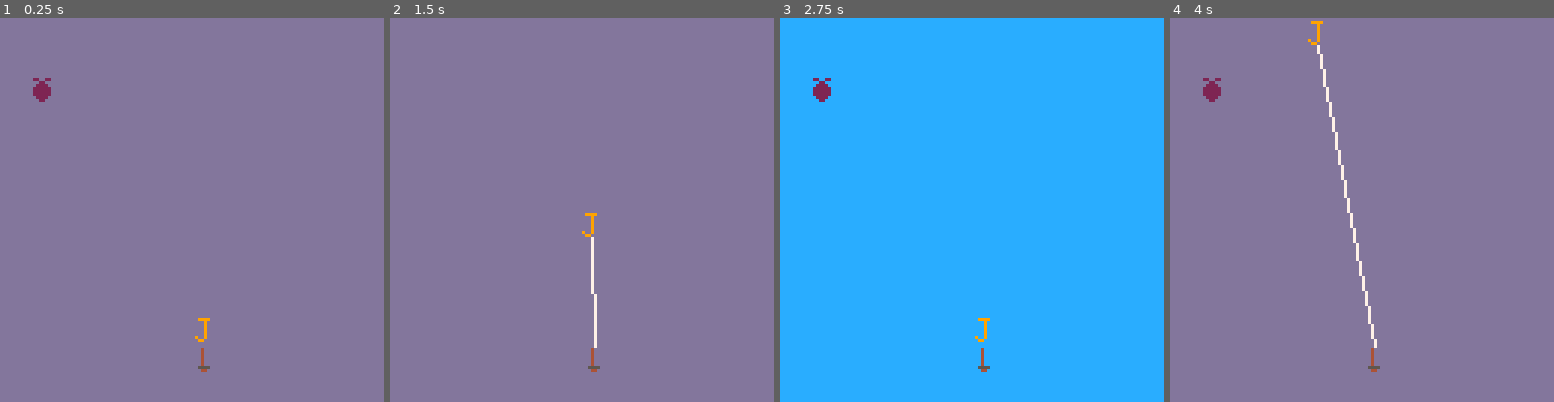
Above: before the commit, frames 1-4 (left to right).
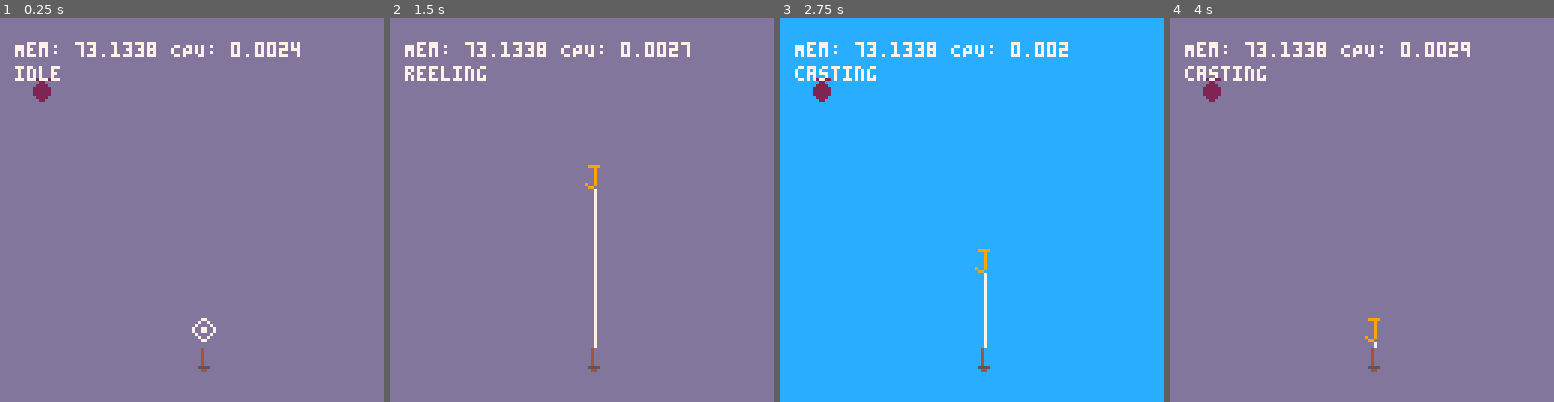
Above: after the commit, the same moments.

Repository: millwardesque/picofish
Game: PICO-8 cartridge fish.p8
The game is run twice, just before and just after one commit, with the same random seed, the same clock (stepped at 60 frames per second) and the same inputs.
Inputs:
- Up to frame 1 (0.25 s): no input
- Up to frame 2 (1.5 s): tap O (Z key) at 0.33, 0.7, 1.43 s; tap X (X key) at 1.07 s
- Up to frame 3 (2.75 s): hold Left 1.97-2.37 s; tap X (X key) at 2.07, 2.4, 2.73 s; tap O (Z key) at 2.22 s; hold Down from 2.42 s (still down)
- Up to frame 4 (4 s): release Down at 2.82 s; hold Right 2.87-3.53 s; tap X (X key) at 3.07, 3.4, 3.73 s; tap O (Z key) at 3.1, 3.98 s; hold Up from 3.58 s (still down)

The runs differ from the first frame. In frame 1, 1.5% of the frame differs, in the area x 3-79%, y 6-85%; in frame 2, 1.9%; in frame 3, 1.7%; in frame 4, 2.2%, in the area x 3-79%, y 0-85%.

Commit message:
Added cast, reel, and UI cursor.

Diff:
--- a/fish.p8
+++ b/fish.p8
@@ -312,53 +312,128 @@
 return fish
 end
 package._c["rod"]=function()
+cursor = require('cursor')
 game_obj = require('game_obj')
 log = require('log')
 lure = require('lure')
 renderer = require('renderer')
+v2 = require('v2')
+
+function calculate_cast_dir(angle)
+    return v2.mk(cos(angle), sin(angle))
+end
 
 local rod = {
     mk = function(name, x, y)
         local r = game_obj.mk(name, 'rod', x, y)
         r.lure = lure.mk('lure', x, y - 10)
-        r.state = 'idle'
+        r.cursor = cursor.mk('cursor', x, y - 10)
+
+        r.state = nil
+        r.vel = v2.mk(0, 0)
+        r.cast_speed = 1.5
+        r.cast_distance = 0
+        r.cast_angle = 0.75
 
         renderer.attach(r, 3)
 
         r.renderable.render = function(self, x, y)
-            r.renderable.default_render(self, x, y)
-
-            if self.game_obj.state == 'cast' then
+            self.default_render(self, x, y)
+
+            if self.game_obj.state == 'casting' or self.game_obj.state == 'reeling' then
                 line(x + 4, y - 1, self.game_obj.lure.x + 4, self.game_obj.lure.y + 8, 7)
             end
         end
 
+        r.cast = function(self, distance)
+            if self.state == 'idle' then
+                self.cast_distance = distance
+                self.set_state(self, 'casting')
+            end
+        end
+
+        r.reel = function(self, distance)
+            if self.state == 'reeling' then
+                self.vel = distance * calculate_cast_dir(self.cast_angle)
+            end
+        end
+
+        r.update = function(self)
+            if self.state == 'idle' then
+                local pos = calculate_cast_dir(self.cast_angle) * 10
+                self.cursor.x = self.x - pos.x
+                self.cursor.y = self.y - pos.y
+            elseif self.state == 'casting' then
+                self.lure.x += self.vel.x
+                self.lure.y += self.vel.y
+
+                if self.lure.y <= self.y - 10 - self.cast_distance then
+                    self.set_state(self, 'reeling')
+                end
+            elseif self.state == 'reeling' then
+                self.lure.x += self.vel.x
+                self.lure.y += self.vel.y
+
+                if self.lure.y >= self.y - 10 then
+                    self.set_state(self, 'idle')
+                end
+            end
+        end
+
+        r.is_in_water = function(self)
+            return self.state == 'reeling'
+        end
+
         r.set_state = function(self, state)
-            -- @TODO Casting
             -- @TODO Reeling
 
             if state == 'idle' and self.state ~= state then
                 self.lure.x = self.x
                 self.lure.y = self.y - 10
-            elseif state == 'cast' and self.state ~= state then
-                x_range = 56
-                x_offset = flr(rnd(x_range * 2)) - x_range
-
-                y_range = 100
-                y_offset = flr(rnd(y_range))
-
-                self.lure.x = self.x + x_offset
-                self.lure.y = self.y - 10 - y_offset
-            end
-
-            self.state = state
-        end
-
+                self.lure.renderable.enabled = false
+                self.cursor.renderable.enabled = true
+                self.vel = v2.zero()
+                self.cast_distance = 0
+                self.cast_angle = 0.75
+                self.state = state
+            elseif state == 'casting' and self.state == 'idle' then
+                local dir = -self.cast_speed * calculate_cast_dir(self.cast_angle)
+                self.vel = dir
+                self.lure.renderable.enabled = true
+                self.cursor.renderable.enabled = false
+                self.state = state
+            elseif state == 'reeling' and self.state == 'casting' then
+                self.vel = v2.zero()
+                self.cast_distance = 0
+                self.state = state
+            else
+                return false
+            end
+
+            return true
+        end
+
+        r.set_state(r, 'idle')
         return r
     end,
 }
 
 return rod
+end
+package._c["cursor"]=function()
+game_obj = require('game_obj')
+renderer = require('renderer')
+
+local cursor = {
+    mk = function(name, x, y)
+        local c = game_obj.mk(name, 'cursor', x, y)
+        renderer.attach(c, 4)
+
+        return c
+    end,
+}
+
+return cursor
 end
 package._c["lure"]=function()
 game_obj = require('game_obj')
@@ -416,6 +491,7 @@
     p1_rod = rod.mk('rod', 64, 110)
     add(scene, p1_rod)
     add(scene, p1_rod.lure)
+    add(scene, p1_rod.cursor)
 end
 
 function _update()
@@ -426,14 +502,35 @@
             end
         end
 
-        if btnp(4) then
-            p1_rod.set_state(p1_rod, 'cast')
-        end
-        if btnp(5) then
-            p1_rod.set_state(p1_rod, 'idle')
-        end
-
-        -- Map toggle
+        -- @TODO Show cast direction cursor
+        -- @TODO Don't cast if we just got out of reeling state and user hasn't let go of button
+        if p1_rod.state == 'idle' then
+            if btnp(0) then
+                p1_rod.cast_angle += 0.05
+            end
+            if btnp(1) then
+                p1_rod.cast_angle -= 0.05
+            end
+
+            -- @TODO Control cast distance
+            -- @TODO Show cast distance meter
+            if btnp(4) then
+                p1_rod.cast(p1_rod, 50)
+            end
+        elseif p1_rod.state == 'reeling' then
+            if btn(4) then
+                p1_rod.reel(p1_rod, 1)
+            else
+                p1_rod.reel(p1_rod, 0)
+            end
+
+            -- @TODO Auto-reel
+            if btnp(5) then
+                p1_rod.set_state(p1_rod, 'idle')
+            end
+        end
+
+        -- Debug Map toggle
         if btnp(2) then
             map -= 1
         end
@@ -444,7 +541,8 @@
     end
 
     -- Debug
-    -- log.log("Mem: "..stat(0).." CPU: "..stat(1))
+    log.log("Mem: "..stat(0).." CPU: "..stat(1))
+    log.log(p1_rod.state)
 end
 
 function _draw()
@@ -456,14 +554,14 @@
     log.render()
 end
 __gfx__
-00000000022002200099990000040000000000000000000000000000000000000000000000000000000000000000000000000000000000000000000000000000
-00000000000220000000900000040000000000000000000000000000000000000000000000000000000000000000000000000000000000000000000000000000
-00000030002222000000900000040000000000000000000000000000000000000000000000000000000000000000000000000000000000000000000000000000
-00000300022222200000900000040000000000000000000000000000000000000000000000000000000000000000000000000000000000000000000000000000
-03003000022222200000900000040000000000000000000000000000000000000000000000000000000000000000000000000000000000000000000000000000
-00330000022222200000900000040000000000000000000000000000000000000000000000000000000000000000000000000000000000000000000000000000
-00030000002222000900900000555500000000000000000000000000000000000000000000000000000000000000000000000000000000000000000000000000
-00030000000220000099000000044000000000000000000000000000000000000000000000000000000000000000000000000000000000000000000000000000
+00000000022002200099990000040000000770000000000000000000000000000000000000000000000000000000000000000000000000000000000000000000
+00000000000220000000900000040000007007000000000000000000000000000000000000000000000000000000000000000000000000000000000000000000
+00000030002222000000900000040000070000700000000000000000000000000000000000000000000000000000000000000000000000000000000000000000
+00000300022222200000900000040000700770070000000000000000000000000000000000000000000000000000000000000000000000000000000000000000
+03003000022222200000900000040000700770070000000000000000000000000000000000000000000000000000000000000000000000000000000000000000
+00330000022222200000900000040000070000700000000000000000000000000000000000000000000000000000000000000000000000000000000000000000
+00030000002222000900900000555500007007000000000000000000000000000000000000000000000000000000000000000000000000000000000000000000
+00030000000220000099000000044000000770000000000000000000000000000000000000000000000000000000000000000000000000000000000000000000
 
 __gff__
 0000000000000000000000000000000000000000000000000000000000000000000000000000000000000000000000000000000000000000000000000000000000000000000000000000000000000000000000000000000000000000000000000000000000000000000000000000000000000000000000000000000000000000
--- a/game.lua
+++ b/game.lua
@@ -33,6 +33,7 @@
     p1_rod = rod.mk('rod', 64, 110)
     add(scene, p1_rod)
     add(scene, p1_rod.lure)
+    add(scene, p1_rod.cursor)
 end
 
 function _update()
@@ -43,14 +44,35 @@
             end
         end
 
-        if btnp(4) then
-            p1_rod.set_state(p1_rod, 'cast')
-        end
-        if btnp(5) then
-            p1_rod.set_state(p1_rod, 'idle')
+        -- @TODO Show cast direction cursor
+        -- @TODO Don't cast if we just got out of reeling state and user hasn't let go of button
+        if p1_rod.state == 'idle' then
+            if btnp(0) then
+                p1_rod.cast_angle += 0.05
+            end
+            if btnp(1) then
+                p1_rod.cast_angle -= 0.05
+            end
+
+            -- @TODO Control cast distance
+            -- @TODO Show cast distance meter
+            if btnp(4) then
+                p1_rod.cast(p1_rod, 50)
+            end
+        elseif p1_rod.state == 'reeling' then
+            if btn(4) then
+                p1_rod.reel(p1_rod, 1)
+            else
+                p1_rod.reel(p1_rod, 0)
+            end
+
+            -- @TODO Auto-reel
+            if btnp(5) then
+                p1_rod.set_state(p1_rod, 'idle')
+            end
         end
 
-        -- Map toggle
+        -- Debug Map toggle
         if btnp(2) then
             map -= 1
         end
@@ -61,7 +83,8 @@
     end
 
     -- Debug
-    -- log.log("Mem: "..stat(0).." CPU: "..stat(1))
+    log.log("Mem: "..stat(0).." CPU: "..stat(1))
+    log.log(p1_rod.state)
 end
 
 function _draw()
--- /dev/null
+++ b/lib/cursor.lua
@@ -0,0 +1,13 @@
+game_obj = require('game_obj')
+renderer = require('renderer')
+
+local cursor = {
+    mk = function(name, x, y)
+        local c = game_obj.mk(name, 'cursor', x, y)
+        renderer.attach(c, 4)
+
+        return c
+    end,
+}
+
+return cursor
--- a/lib/rod.lua
+++ b/lib/rod.lua
@@ -1,46 +1,105 @@
+cursor = require('cursor')
 game_obj = require('game_obj')
 log = require('log')
 lure = require('lure')
 renderer = require('renderer')
+v2 = require('v2')
+
+function calculate_cast_dir(angle)
+    return v2.mk(cos(angle), sin(angle))
+end
 
 local rod = {
     mk = function(name, x, y)
         local r = game_obj.mk(name, 'rod', x, y)
         r.lure = lure.mk('lure', x, y - 10)
-        r.state = 'idle'
+        r.cursor = cursor.mk('cursor', x, y - 10)
+
+        r.state = nil
+        r.vel = v2.mk(0, 0)
+        r.cast_speed = 1.5
+        r.cast_distance = 0
+        r.cast_angle = 0.75
 
         renderer.attach(r, 3)
 
         r.renderable.render = function(self, x, y)
-            r.renderable.default_render(self, x, y)
+            self.default_render(self, x, y)
 
-            if self.game_obj.state == 'cast' then
+            if self.game_obj.state == 'casting' or self.game_obj.state == 'reeling' then
                 line(x + 4, y - 1, self.game_obj.lure.x + 4, self.game_obj.lure.y + 8, 7)
             end
         end
 
+        r.cast = function(self, distance)
+            if self.state == 'idle' then
+                self.cast_distance = distance
+                self.set_state(self, 'casting')
+            end
+        end
+
+        r.reel = function(self, distance)
+            if self.state == 'reeling' then
+                self.vel = distance * calculate_cast_dir(self.cast_angle)
+            end
+        end
+
+        r.update = function(self)
+            if self.state == 'idle' then
+                local pos = calculate_cast_dir(self.cast_angle) * 10
+                self.cursor.x = self.x - pos.x
+                self.cursor.y = self.y - pos.y
+            elseif self.state == 'casting' then
+                self.lure.x += self.vel.x
+                self.lure.y += self.vel.y
+
+                if self.lure.y <= self.y - 10 - self.cast_distance then
+                    self.set_state(self, 'reeling')
+                end
+            elseif self.state == 'reeling' then
+                self.lure.x += self.vel.x
+                self.lure.y += self.vel.y
+
+                if self.lure.y >= self.y - 10 then
+                    self.set_state(self, 'idle')
+                end
+            end
+        end
+
+        r.is_in_water = function(self)
+            return self.state == 'reeling'
+        end
+
         r.set_state = function(self, state)
-            -- @TODO Casting
             -- @TODO Reeling
-            -- @TODO Animate
 
             if state == 'idle' and self.state ~= state then
                 self.lure.x = self.x
                 self.lure.y = self.y - 10
-            elseif state == 'cast' and self.state ~= state then
-                x_range = 56
-                x_offset = flr(rnd(x_range * 2)) - x_range
-
-                y_range = 100
-                y_offset = flr(rnd(y_range))
-
-                self.lure.x = self.x + x_offset
-                self.lure.y = self.y - 10 - y_offset
+                self.lure.renderable.enabled = false
+                self.cursor.renderable.enabled = true
+                self.vel = v2.zero()
+                self.cast_distance = 0
+                self.cast_angle = 0.75
+                self.state = state
+            elseif state == 'casting' and self.state == 'idle' then
+                local dir = -self.cast_speed * calculate_cast_dir(self.cast_angle)
+                self.vel = dir
+                self.lure.renderable.enabled = true
+                self.cursor.renderable.enabled = false
+                self.state = state
+            elseif state == 'reeling' and self.state == 'casting' then
+                self.vel = v2.zero()
+                self.cast_distance = 0
+                self.state = state
+            else
+                return false
             end
 
-            self.state = state
+            return true
         end
 
+        r.set_state(r, 'idle')
         return r
     end,
 }
